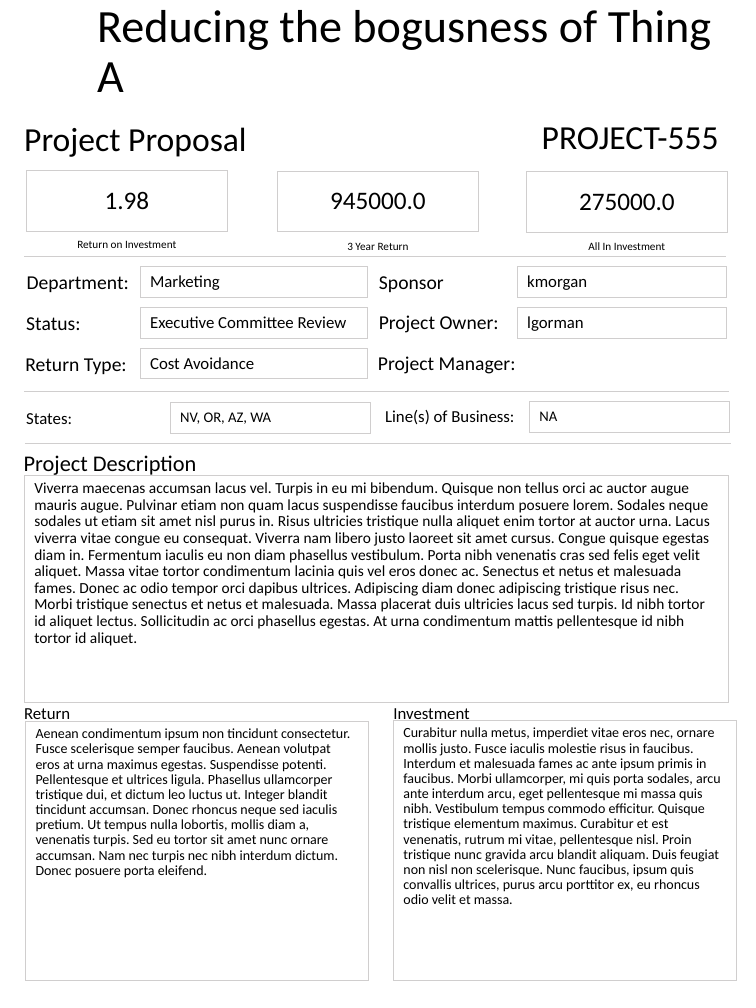
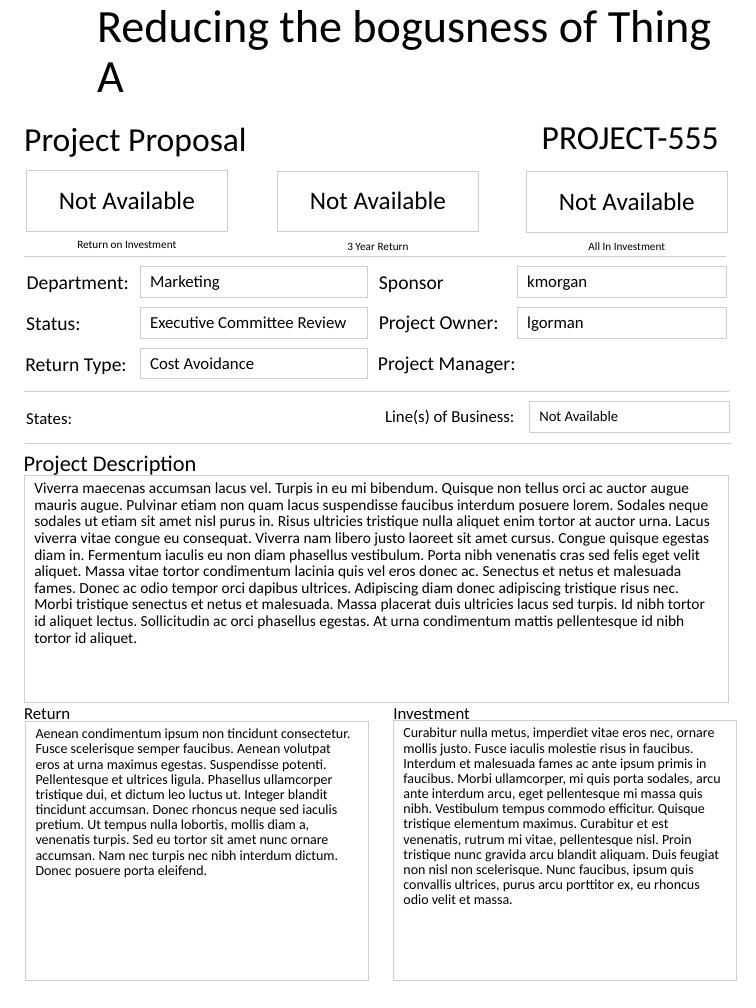
Before and after one commit to spikewood/Project-Report-Generator, a slide deck: slide 13 of ppt_output.pptx. Drawn at 756x1008 pixels with LibreOffice and Linux fonts; fonts in the diff are those of the drawing; background and template pictures are left out. Boxes give left, top, right and bottom in pixels: in the first picture for what was removed or moved away, otherwise in the second. Text is boxed around its words. In the diff, an @@ line names an element or a change of style, - is before the commit and + after.

```diff
--- a/ppt_output.pptx
+++ b/ppt_output.pptx
@@ text at (59,191,194,210): text changed @@
-1.98
+Not Available
@@ text at (310,191,446,209): text changed @@
-945000.0
+Not Available
@@ text at (559,192,694,211): text changed @@
-275000.0
+Not Available
@@ text removed at (170,402,371,432) @@
-NV, OR, AZ, WA
@@ text at (539,410,619,421): text changed @@
-NA
+Not Available
```
Also in this commit, not shown: 13 other slides changed, 2 slides added, 2 slides removed, 1 other file.
